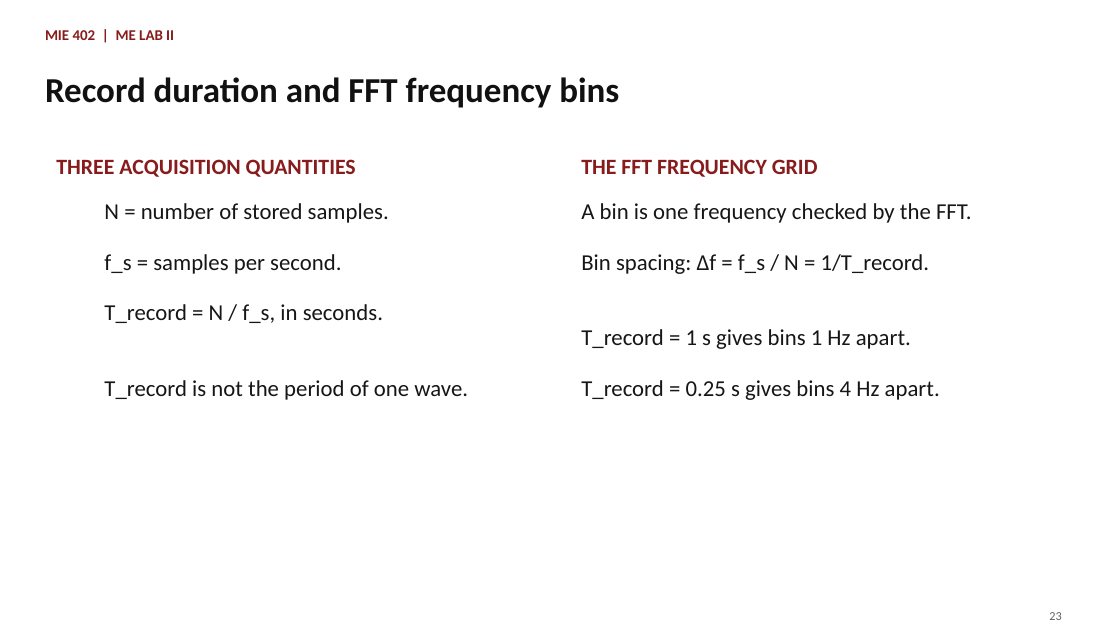
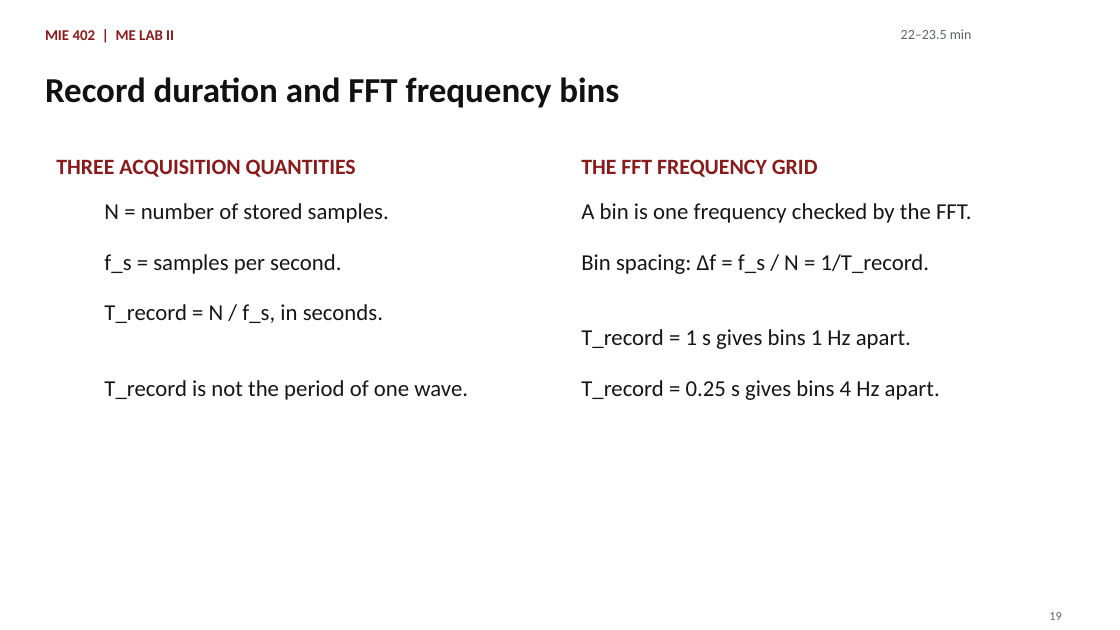
Before and after one commit to Ehsan-Roohi/MIE402-Lab, a slide deck: slide 19 of site/docs/MIE402_Lecture02_Sampling_Jupyter_PreLab1_Fall2026.pptx (slide 23 before the commit). Drawn at 1120x630 pixels with LibreOffice and Linux fonts; fonts in the diff are those of the drawing. Boxes give left, top, right and bottom in pixels: in the first picture for what was removed or moved away, otherwise in the second. Text is boxed around its words. In the diff, an @@ line names an element or a change of style, - is before the commit and + after.

```diff
--- a/site/docs/MIE402_Lecture02_Sampling_Jupyter_PreLab1_Fall2026.pptx
+++ b/site/docs/MIE402_Lecture02_Sampling_Jupyter_PreLab1_Fall2026.pptx
@@ text added at (x1=901, y1=29, x2=972, y2=39), 12 pt, text #5F6368 @@
+22–23.5 min
@@ text at (x1=1049, y1=612, x2=1061, y2=620): text changed @@
-23
+19
```
Also in this commit, not shown: 13 other slides changed, 18 slides added, 17 slides removed, 15 other files.
